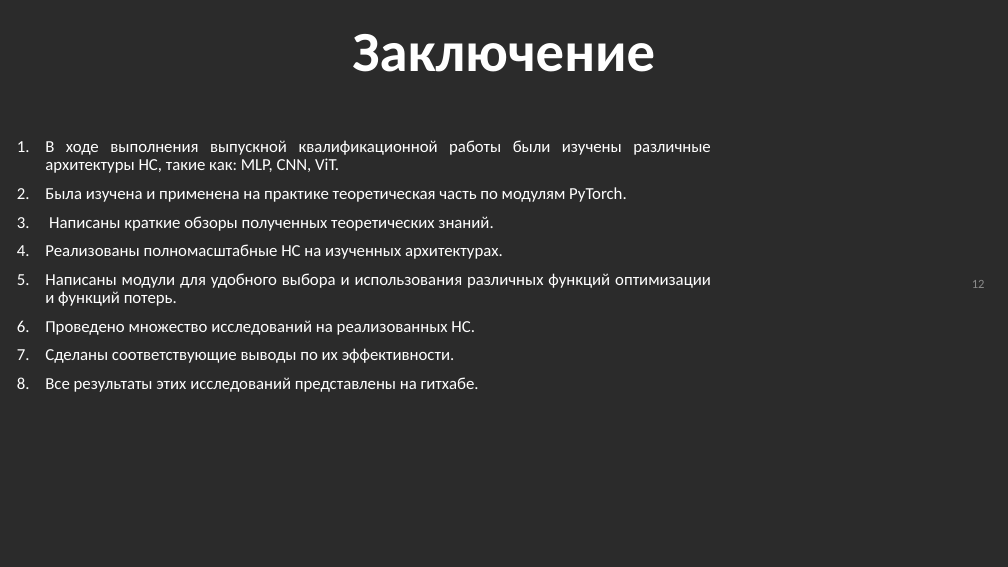
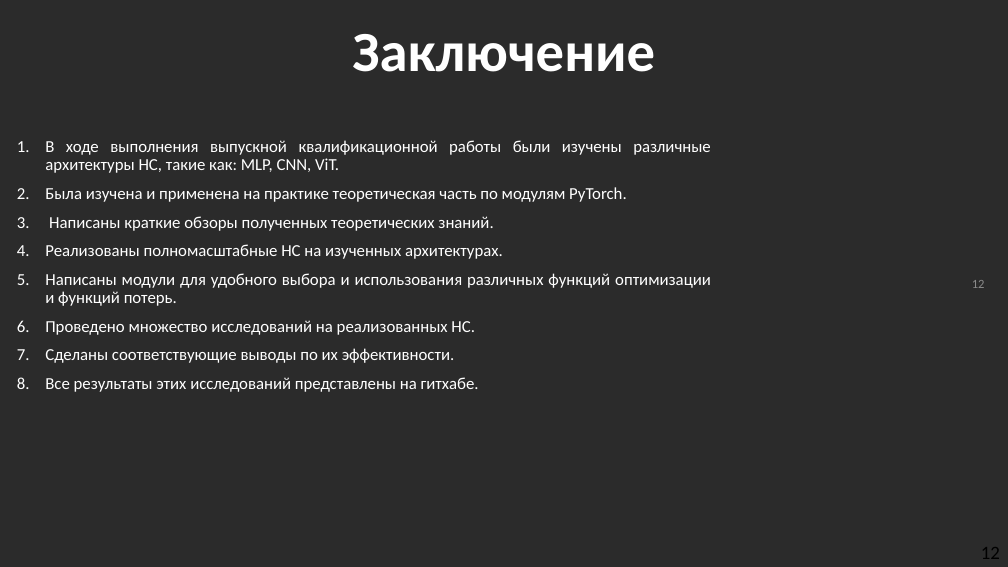
Before and after one commit to Relax-FM/Diploma, a slide deck: slide 12 of Diploma/presentation/Presentation.pptx. Drawn at 1008x567 pixels with LibreOffice and Linux fonts; fonts in the diff are those of the drawing; background and template pictures are left out; a plain dark background stands for a picture behind light text. Boxes give left, top, right and bottom in pixels: in the first picture for what was removed or moved away, otherwise in the second. Text is boxed around its words. In the diff, an @@ line names an element or a change of style, - is before the commit and + after.

Commit message:
FIX: presentation/Presentation.pptx

```diff
--- a/Diploma/presentation/Presentation.pptx
+++ b/Diploma/presentation/Presentation.pptx
@@ text added at (981, 547, 1000, 559), 18 pt, text #000000 @@
+12
```
